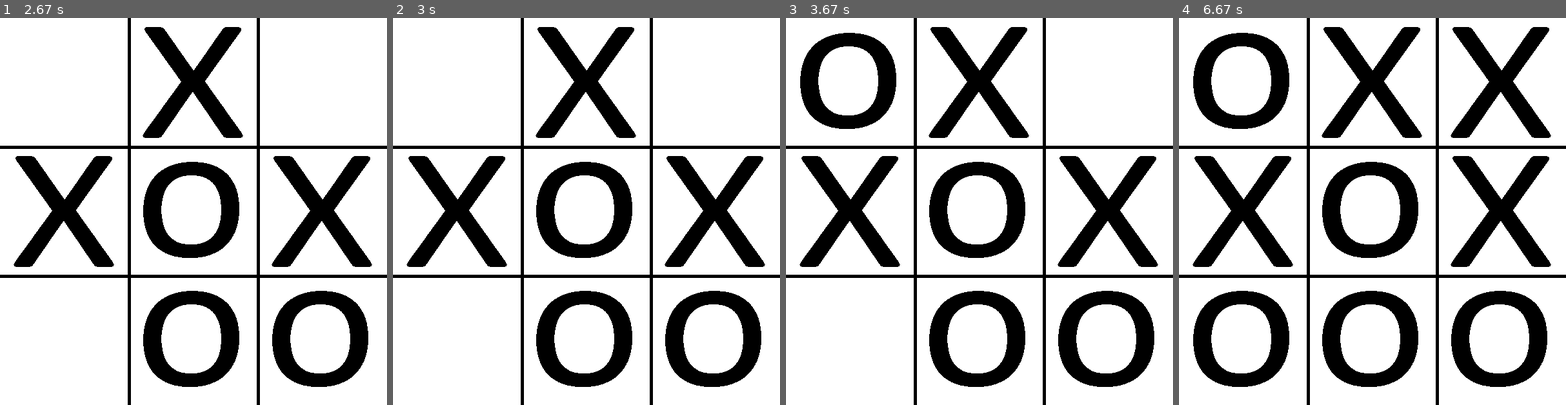
Above: before the commit, frames 1-4 (left to right).
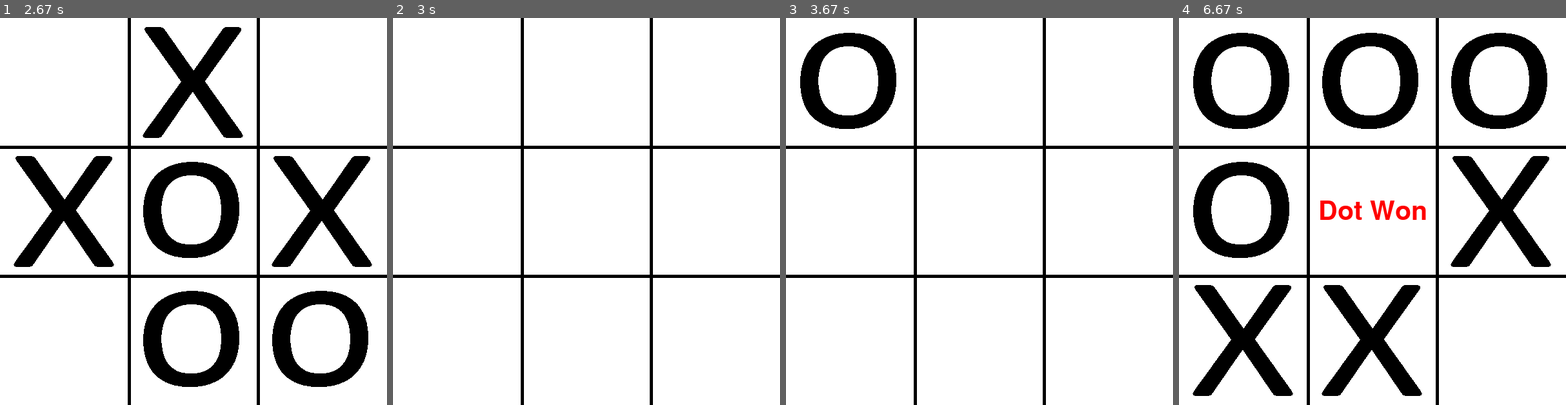
Above: after the commit, the same moments.

Repository: amit4tech/DG-Python
Game: pygame game, started from Pygame/tictactoe.py
The game is run twice, just before and just after one commit, with the same random seed, the same clock (stepped at 60 frames per second) and the same inputs.
Inputs (mouse positions are in pixels of both pictures, inside the frame that each line leads up to):
- Up to frame 1 (2.67 s): hold R 0.33-0.8 s; click (193, 234) at 0.88 s; click (73, 153) at 1.22 s; click (332, 346) at 1.55 s; click (201, 79) at 1.88 s; click (174, 312) at 2.22 s; click (294, 273) at 2.55 s
- Up to frame 2 (3 s): hold R from 2.83 s (still down)
- Up to frame 3 (3.67 s): release R at 3.3 s; click (832, 126) at 3.38 s
- Up to frame 4 (6.67 s): click (1492, 203) at 3.72 s; click (1453, 141) at 4.05 s; click (1279, 281) at 4.88 s; click (1260, 188) at 5.22 s; click (1314, 323) at 5.55 s; click (1310, 87) at 6.38 s

Frame 1 is identical in both runs. In frame 2, 17% of the frame differs, in the area x 3-97%, y 2-96%; in frame 3, 17%; in frame 4, 27%, in the area x 3-97%, y 2-98%.

Commit message:
Final Session

Diff:
--- /dev/null
+++ b/Pygame/bouncing_balls.py
@@ -0,0 +1,83 @@
+import pygame
+import sys
+
+
+pygame.init()
+screen = pygame.display.set_mode((500, 500))
+pygame.display.set_caption("Bouncing Balls")
+
+class Circle:
+
+    def __init__(self, color, center, radius, width, hv, vv):
+        self.color = color
+        self.center = center
+        self.radius = radius
+        self.width = width
+
+        self.hv = hv
+        self.vv = vv
+
+    def draw(self, surface):
+        pygame.draw.circle(surface, self.color, self.center, self.radius, self.width)
+
+    def move(self):
+        x, y = self.center
+        x += self.hv
+        y += self.vv
+
+        if x + self.radius > screen.get_rect().width:
+            x = screen.get_rect().width - self.radius
+            self.hv = -self.hv
+
+        elif x - self.radius < 0:
+            x = self.radius
+            self.hv = -self.hv
+
+        if y + self.radius > screen.get_rect().height:
+            y = screen.get_rect().height - self.radius
+            self.vv = -self.vv
+        elif y - self.radius < 0:
+            y = self.radius
+            self.vv = -self.vv
+        self.center = (x, y)
+
+
+clock = pygame.time.Clock()
+circle1 = Circle((255,0,0), (100, 200), 70, 5, -10, 5)
+circle2 = Circle((0,0,255), (400, 350), 70, 5, 5, -5)
+click = pygame.mixer.Sound("./Pygame/click.wav")
+bg_sound = pygame.mixer.Sound("./Pygame/bg_sound.wav")
+# def distance(x1, y1, x2,y2):
+    # return ((x1 - x2)**2 + (y1 - y2)**2)**0.5
+
+bg_sound.play(loops=-1)
+bg_sound.set_volume(0.1)
+while True:
+
+    clock.tick(20)
+    screen.fill((0,0,0))
+    circle1.move()
+    circle2.move()
+
+    # x1, y1 = circle1.center
+    # x2, y2 = circle2.center
+    c1 = pygame.math.Vector2(circle1.center)
+    c2 = pygame.math.Vector2(circle2.center)
+
+    # if distance(x1, y1, x2, y2) <= 2 * circle1.radius:
+    if c1.distance_to(c2) <= 2*circle1.radius:
+        # screen.fill((255, 255, 255))
+        normal_vector = c2 - c1
+
+        circle1.hv, circle1.vv = pygame.math.Vector2(circle1.hv, circle1.vv).reflect(normal_vector)
+        circle2.hv, circle2.vv = pygame.math.Vector2(circle2.hv, circle2.vv).reflect(normal_vector)
+
+        click.play()
+
+    circle1.draw(screen)
+    circle2.draw(screen)
+
+    for event in pygame.event.get():
+        if event.type == pygame.QUIT:
+            sys.exit()
+    pygame.display.flip()
--- /dev/null
+++ b/Pygame/jumpy.py
@@ -0,0 +1,60 @@
+import pygame
+import sys
+
+
+pygame.init()
+screen = pygame.display.set_mode((500, 500))
+pygame.display.set_caption("Jump")
+clock = pygame.time.Clock()
+
+
+class Object:
+    def __init__(self, midbottom):
+        self.rect = pygame.Rect(0, 0, 50 , 100)
+        self.rect.midbottom = midbottom
+        self.u = 0
+        self.t = 0
+        self.g = 2
+        self.hu = 0
+
+    def jump(self, u=-50):
+        if self.rect.bottom + self.u < screen.get_rect().bottom:
+            return
+        self.u = u
+        self.t = 0
+        self.hu = 5
+        self.move()
+
+    def move(self):
+        self.u = self.u + self.g * self.t
+        self.t += 1
+
+    def update(self):
+        if self.rect.bottom + self.u >= screen.get_rect().bottom:
+            self.u = 0
+            self.hu = 0
+            self.rect.bottom = screen.get_rect().bottom
+        else:
+            self.move()
+        self.rect.move_ip(self.hu, self.u)
+
+    def draw(self):
+        pygame.draw.rect(screen, (255, 0, 0), self.rect)
+
+x, y = screen.get_rect().midbottom
+obj = Object((x-100, y))
+
+while True:
+    clock.tick(20)
+    screen.fill((255, 255, 255))
+    obj.update()
+    obj.draw()
+    for event in pygame.event.get():
+        if event.type == pygame.QUIT:
+            sys.exit()
+
+        if event.type == pygame.KEYDOWN:
+            if event.key == pygame.K_SPACE:
+                obj.jump()
+
+    pygame.display.flip()
--- /dev/null
+++ b/Pygame/sprite_introduction.py
@@ -0,0 +1,116 @@
+import pygame
+import sys
+import time
+
+class Enemies:
+
+    def __init__(self, no_of_enemies):
+        self.enemies = []
+        self.hvel = 5
+        self.vvel = 20
+        for i in range(no_of_enemies):
+            enemy = pygame.Rect(0,0,50,30)
+            enemy.center = ((i+1)*500//(no_of_enemies+1), 100)
+            self.enemies.append(enemy)
+
+    def draw(self, screen):
+
+        for enemy in self.enemies:
+            pygame.draw.rect(screen, (255,0,0), enemy)
+
+    def move(self):
+        move_down = False
+        for enemy in self.enemies:
+            if enemy.midright[0] >= 500 or enemy.midleft[0] <= 0:
+                self.hvel = -self.hvel
+                move_down = True
+            enemy.move_ip(self.hvel, 0)
+
+        if move_down:
+            for enemy in self.enemies:
+                enemy.move_ip(0, self.vvel)
+
+class Bullet:
+
+    def __init__(self, x, y):
+
+        self.rect = pygame.Rect(0,0,5,10)
+        self.rect.center = (x, y)
+        self.vel = -10
+
+    def move(self):
+        self.rect.move_ip(0, self.vel)
+        return self.rect.y >= 0
+
+    def draw(self, screen):
+        pygame.draw.rect(screen, (255, 255, 255), self.rect)
+
+
+class Bullets:
+    def __init__(self):
+        self.bullets = []
+
+    def move(self):
+        bullets = []
+        for bullet in self.bullets:
+            ret = bullet.move()
+            if ret:
+                bullets.append(bullet)
+
+        self.bullets = bullets
+
+
+    def draw(self, screen):
+        for bullet in self.bullets:
+            bullet.draw(screen)
+
+    def add(self, x, y):
+        self.bullets.append(Bullet(x, y))
+
+    def kill(self, enemies):
+        bullets = []
+        for bullet in self.bullets:
+            ix = bullet.rect.collidelist(enemies)
+            if ix != -1:
+                enemies.pop(ix)
+            else:
+                bullets.append(bullet)
+        self.bullets = bullets
+
+
+
+
+
+pygame.init()
+screen = pygame.display.set_mode((500, 500))
+pygame.display.set_caption("Sprite Introduction")
+player = pygame.Rect(0,0,50,30)
+player.midbottom = screen.get_rect().midbottom
+enemies = Enemies(5)
+bullets = Bullets()
+clock = pygame.time.Clock()
+
+# bullets.add(250, 400)
+# bullets.add(200, 400)
+# bullets.add(350, 400)
+
+while True:
+
+    clock.tick(10) # 10 fps
+    screen.fill((0, 0, 0))
+    bullets.move()
+    bullets.kill(enemies.enemies)
+    enemies.draw(screen)
+    enemies.move()
+    bullets.draw(screen)
+    pygame.draw.rect(screen, (0,0,255), player)
+
+    for event in pygame.event.get():
+        if event.type == pygame.QUIT:
+            sys.exit()
+
+        if event.type == pygame.KEYDOWN:
+            if event.key == pygame.K_SPACE:
+                x, y = player.center
+                bullets.add(x, y)
+    pygame.display.flip()
--- a/Pygame/tictactoe.py
+++ b/Pygame/tictactoe.py
@@ -72,6 +72,8 @@
 rectangles = []
 move = 0
 pause = False
+game_win = False
+
 while True:
 
     screen.fill((255, 255, 255))
@@ -91,17 +93,28 @@
                 grid[i][j] = move
                 move = 1 - (move == 1)
 
-    # if check_win(0) and not pause:
-    #     font_image = font.render("Dot Won", True, (255, 255, 255), (0,0,0))
-    #     rect = font_image.get_rect()
-    #     rect.center = screen.get_rect().center
-    #     screen.blit(font_image, rect)
-    #     pause = True
+        if event.type == pygame.KEYDOWN:
+            if event.key == pygame.K_r:
+                grid = [[None,None,None], [None,None,None], [None,None,None]]
+                rectangles = []
+                move = 0
+                pause = False
+                game_win = False
 
-    # if check_win(1) and not pause:
-    #     font_image = font.render("Cross Won", True, (255, 255, 255), (0,0,0))
-    #     rect = font_image.get_rect()
-    #     rect.center = screen.get_rect().center
-    #     screen.blit(font_image, rect)
-    #     pause = True
+
+    if check_win(0) and not pause:
+        font_image = font.render("Dot Won", True, (255, 0, 0), (255,255,255))
+        font_rect = font_image.get_rect()
+        font_rect.center = screen.get_rect().center
+        pause = True
+        game_win = True
+
+    if check_win(1) and not pause:
+        font_image = font.render("Cross Won", True, (255, 0, 0), (255,255,255))
+        font_rect = font_image.get_rect()
+        font_rect.center = screen.get_rect().center
+        pause = True
+        game_win = True
+    if game_win:
+        screen.blit(font_image, font_rect)
     pygame.display.flip()
Not shown, added: Pygame/bg_sound.wav
Not shown, added: Pygame/click.wav
Not shown, added: Pygame/output/Pygame/bg_sound.wav
Not shown, added: Pygame/output/Pygame/click.wav
Not shown, added: Pygame/output/bouncing_balls.exe
